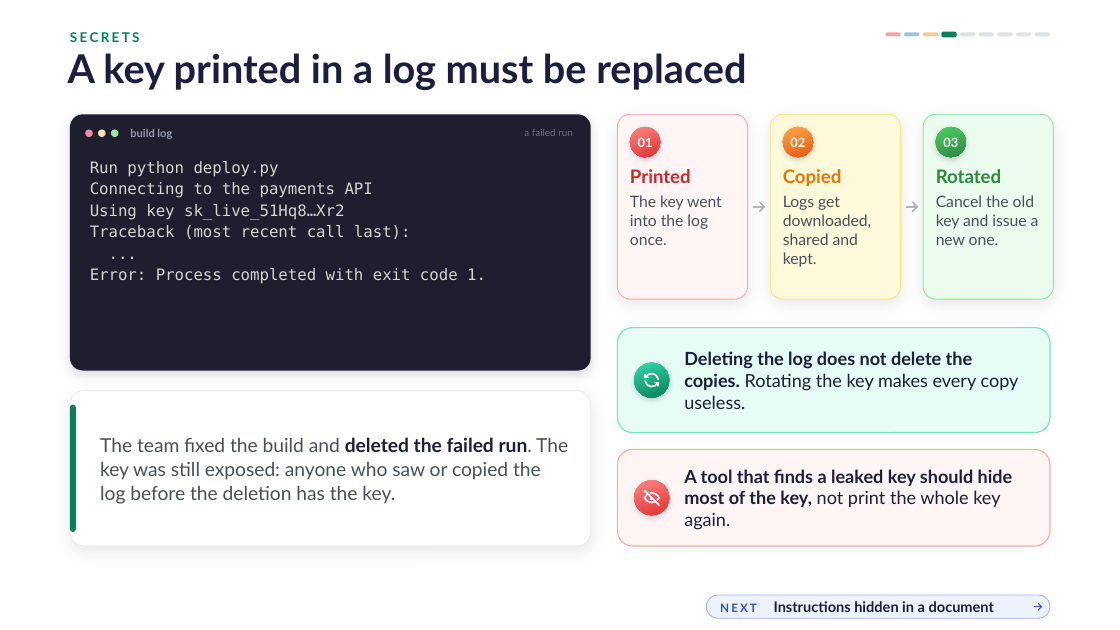
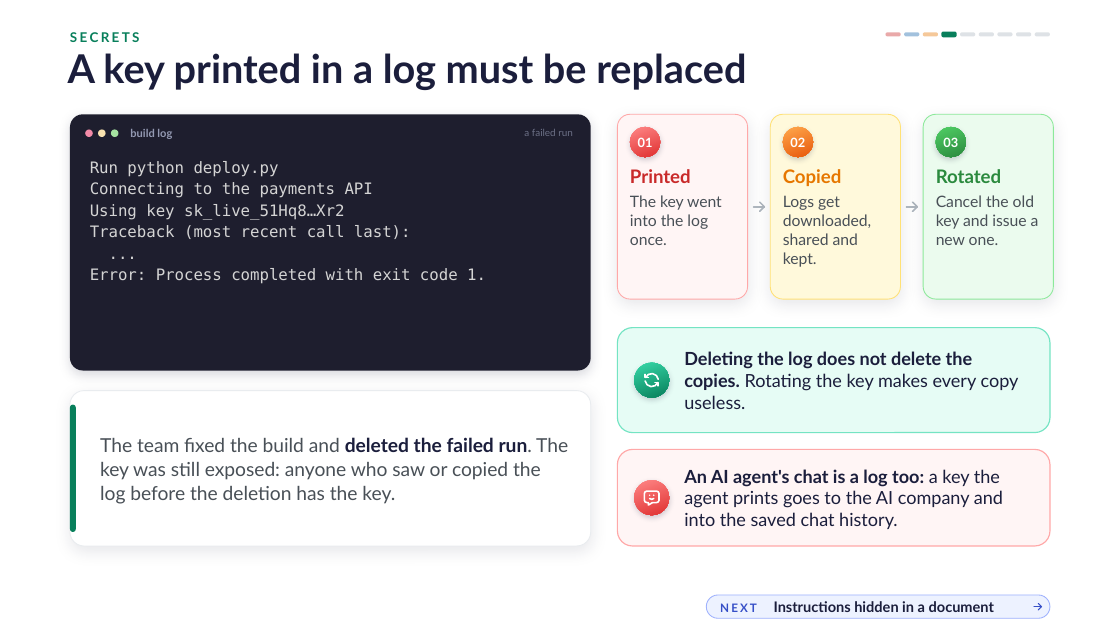
Before and after one commit to karoluciecha/ai-assisted-programming-module, a slide deck: slide 17 of lectures-and-labs/week08/security-lecture.pptx. Drawn at 1120x630 pixels with LibreOffice and Linux fonts; fonts in the diff are those of the drawing; background and template pictures are left out. Boxes give left, top, right and bottom in pixels: in the first picture for what was removed or moved away, otherwise in the second. Text is boxed around its words. In the diff, an @@ line names an element or a change of style, - is before the commit and + after.

```diff
--- a/lectures-and-labs/week08/security-lecture.pptx
+++ b/lectures-and-labs/week08/security-lecture.pptx
@@ text at box(684, 469, 1003, 529): text changed; bold off @@
-A tool that finds a leaked key should hide most of the key, not print the whole key again.
+An AI agent's chat is a log too: a key the agent prints goes to the AI company and into the saved chat history.
@@ freeform shape at box(642, 488, 661, 507): outline redrawn @@
```
Also in this commit, not shown: 18 other files.
